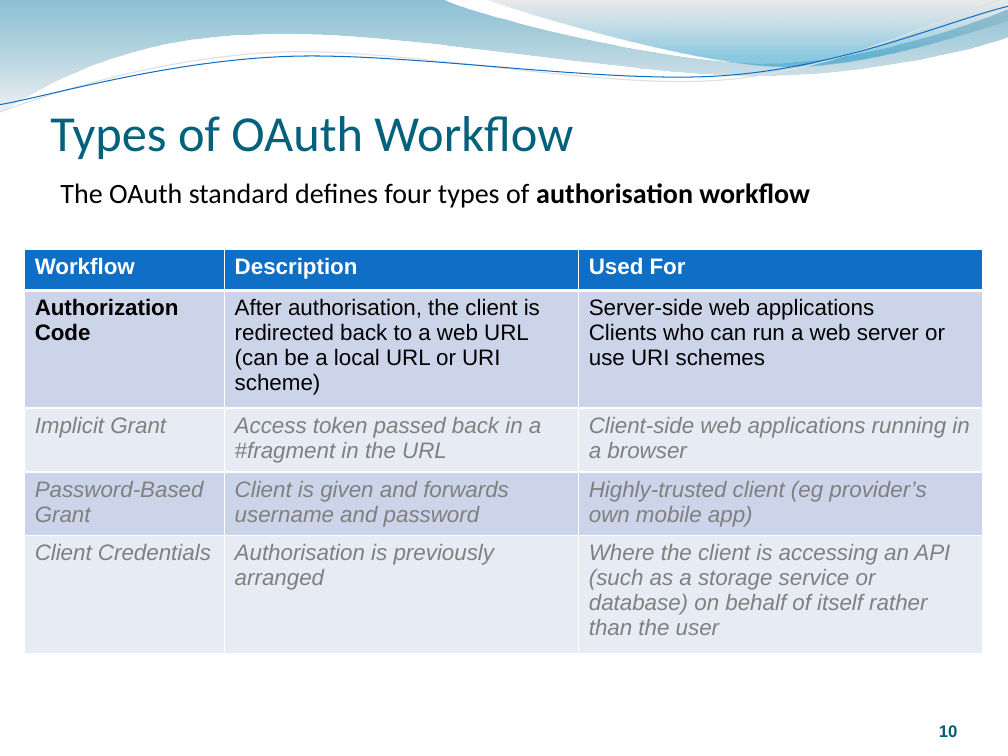
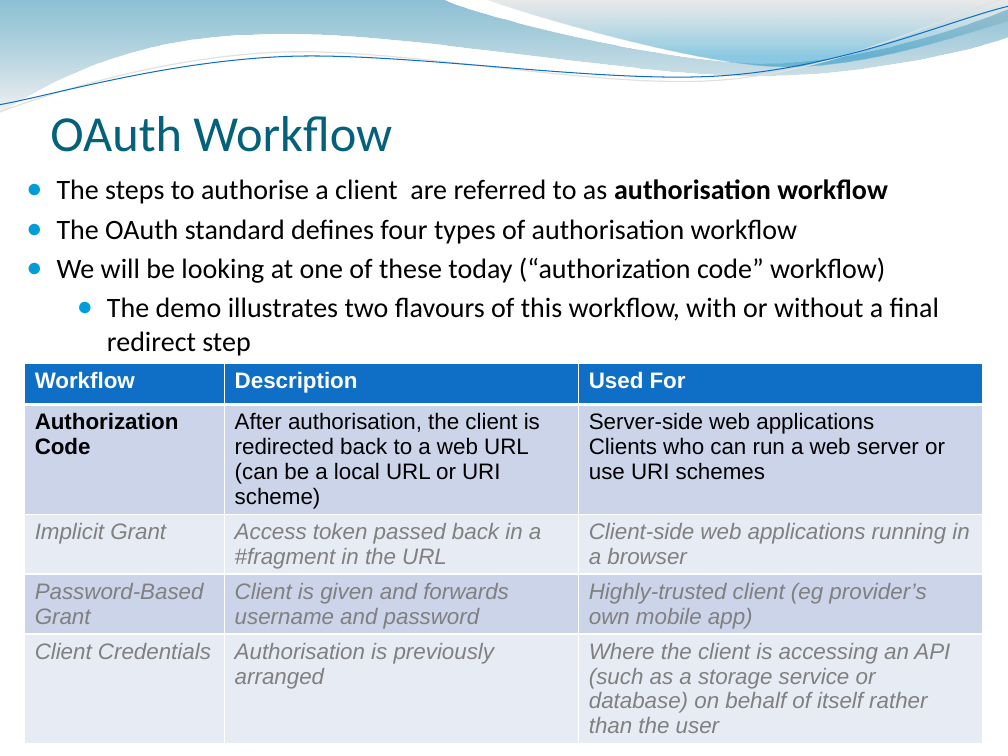
Before and after one commit to rozanski/bcs_spa14, a slide deck: slide 10 of session-materials/Oauth-Session.pptx. Drawn at 1008x756 pixels with LibreOffice and Linux fonts; fonts in the diff are those of the drawing. Boxes give left, top, right and bottom in pixels: in the first picture for what was removed or moved away, otherwise in the second. Text is boxed around its words. In the diff, an @@ line names an element or a change of style, - is before the commit and + after.

```diff
--- a/session-materials/Oauth-Session.pptx
+++ b/session-materials/Oauth-Session.pptx
@@ title at (50, 116, 392, 152): text changed @@
-Types of OAuth Workflow
+OAuth Workflow
@@ text added at (57, 179, 939, 356), 20 pt, text #000000 @@
+● The steps to authorise a client are referred to as authorisation workflow
+● The OAuth standard defines four types of authorisation workflow
+● We will be looking at one of these today (“authorization code” workflow)
+  ● The demo illustrates two flavours of this workflow, with or without a final redirect step
@@ text removed at (60, 183, 810, 208) @@
-The OAuth standard defines four types of authorisation workflow
@@ table: place and size @@
-table at (24, 250, 981, 639)
+table at (24, 364, 981, 737)
@@ page number removed at (939, 725, 958, 737) @@
-10
```
Also in this commit, not shown: 16 other slides changed, 3 slides added, 2 other files.
